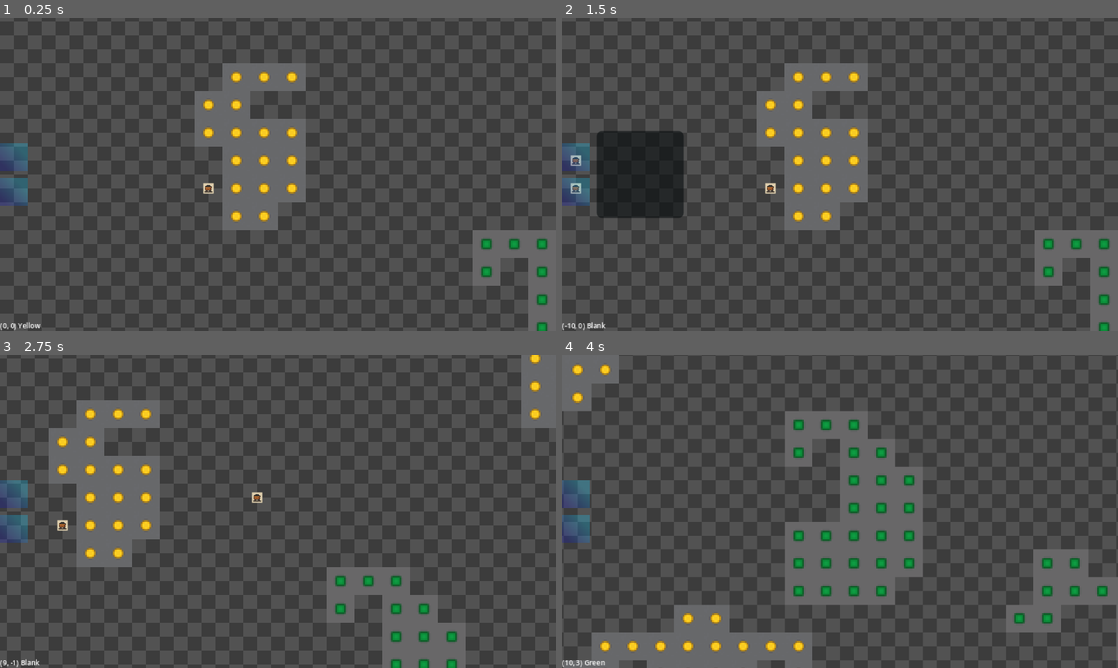
Above: before the commit, frames 1-4 (two rows, left to right).
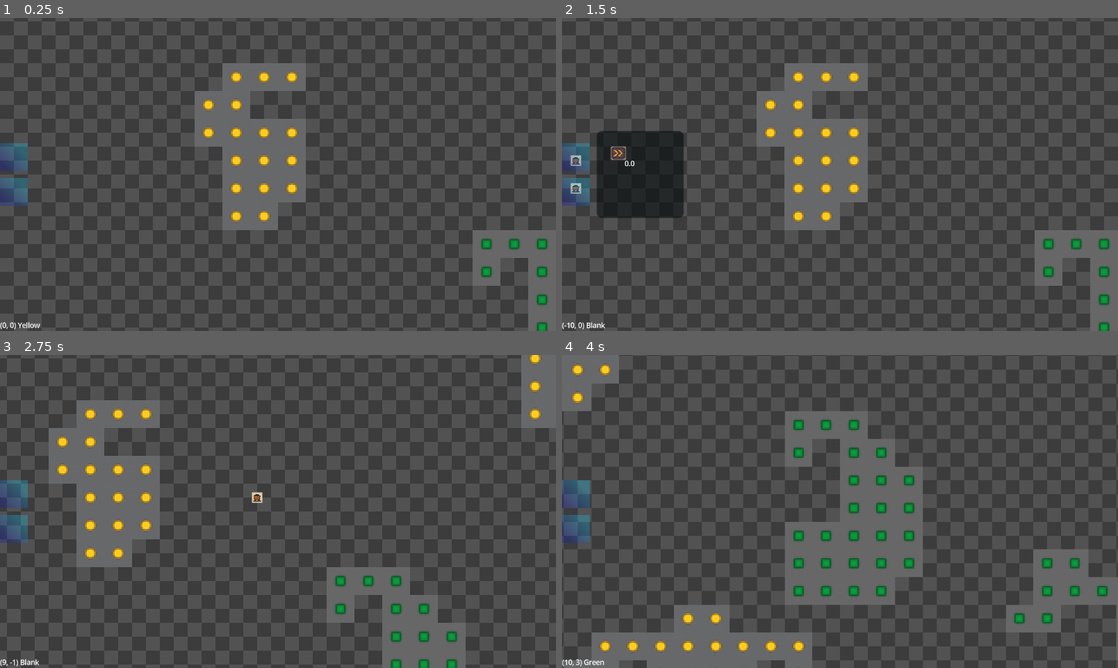
Above: after the commit, the same moments.

Repository: 7sete7/Ramon
Game: Godot game, scene res://defs/factory/factory.tscn
Two runs of this game, one before a commit and one after it. Both use one fixed random seed, a clock stepped at 60 frames per second and the inputs below.
Inputs (mouse positions are in pixels of both pictures, inside the frame that each line leads up to):
- Up to frame 1 (0.25 s): no input
- Up to frame 2 (1.5 s): click (573, 155) at 0.5 s; click (573, 193) at 1.25 s
- Up to frame 3 (2.75 s): tap Enter at 2 s; move the mouse to (400, 495) at 2.02 s; hold D (go_right) from 2.03 s (still down); click (400, 495) at 2.1 s
- Up to frame 4 (4 s): move the mouse to (728, 527) at 2.77 s; release D (go_right) at 2.78 s; hold S (go_down) 2.78-3.53 s; tap Mouse wheel down (zoom_in) at 2.85 s; move the mouse to (895, 442) at 3.52 s; hold D (go_right) from 3.53 s (still down); hold Mouse wheel up (zoom_out) from 3.53 s (still down)

The runs differ from the first frame. In frame 1, 0.1% of the frame differs, in the area x 0-39%, y 52-100%; in frame 2, 0.3%, in the area x 0-39%, y 40-100%; in frame 3, 0.1%; in frame 4, less than 0.1%.

Commit message:
feat: building menu

Diff:
--- /dev/null
+++ b/assets/themes/default.tres
@@ -0,0 +1,11 @@
+[gd_resource type="Theme" load_steps=2 format=3 uid="uid://1301nnoho04"]
+
+[ext_resource type="SystemFont" uid="uid://xq1lxm3eaqux" path="res://assets/text/small_font.tres" id="1_x0tin"]
+
+[resource]
+default_font = ExtResource("1_x0tin")
+default_font_size = 16
+MarginContainer/constants/margin_bottom = 5
+MarginContainer/constants/margin_left = 5
+MarginContainer/constants/margin_right = 5
+MarginContainer/constants/margin_top = 5
--- a/assets/tile_set.tres
+++ b/assets/tile_set.tres
@@ -1,10 +1,11 @@
-[gd_resource type="TileSet" load_steps=17 format=3 uid="uid://b7rc21o4qmq3d"]
+[gd_resource type="TileSet" load_steps=18 format=3 uid="uid://b7rc21o4qmq3d"]
 
 [ext_resource type="Texture2D" uid="uid://8801k5xv2wko" path="res://assets/graybox.png" id="1_eslq1"]
 [ext_resource type="Texture2D" uid="uid://3h5qax6vcra6" path="res://assets/green.png" id="2_u6000"]
 [ext_resource type="Texture2D" uid="uid://bkb05iryew1wy" path="res://assets/red.png" id="3_u4lx5"]
 [ext_resource type="Texture2D" uid="uid://nw4uymw2aj7o" path="res://assets/yellow.png" id="4_cpn64"]
 [ext_resource type="PackedScene" uid="uid://bwd6bck5n1oxu" path="res://defs/factory/buildings/mine/mine.tscn" id="5_u4lx5"]
+[ext_resource type="PackedScene" uid="uid://bro101601uv08" path="res://defs/factory/buildings/belt/belt.tscn" id="6_cpn64"]
 
 [sub_resource type="TileMapPattern" id="TileMapPattern_u6000"]
 tile_data = PackedInt32Array(65536, 4, 0, 131072, 4, 0, 196608, 4, 0, 1, 4, 0, 65537, 4, 0, 131073, 4, 0, 2, 4, 0, 65538, 4, 0, 131074, 4, 0, 196610, 4, 0, 65539, 4, 0, 131075, 4, 0, 196611, 4, 0)
@@ -44,6 +45,7 @@
 
 [sub_resource type="TileSetScenesCollectionSource" id="TileSetScenesCollectionSource_cpn64"]
 scenes/1/scene = ExtResource("5_u4lx5")
+scenes/2/scene = ExtResource("6_cpn64")
 
 [resource]
 sources/0 = SubResource("TileSetAtlasSource_ki5qi")
--- a/defs/factory/building.gd
+++ b/defs/factory/building.gd
@@ -17,6 +17,7 @@
 var tile_sprite_offset: Vector2
 
 var tilemap_position: Vector2i
+var texture: Texture2D
 
 func _init() -> void:
 	pass
@@ -28,6 +29,7 @@
 	self.tileset_id = resource.tileset_id
 	self.tileset_tile_id = resource.tileset_tile_id
 	self.tile_sprite_offset = resource.tile_sprite_offset
+	self.texture = resource.texture
 
 func should_place(tilemap_position: Vector2i) -> bool:
 	return false
--- /dev/null
+++ b/defs/factory/buildings/belt/belt.gd
@@ -0,0 +1,17 @@
+class_name FactoryBelt
+extends Building
+
+func _init() -> void:
+	super ()
+
+static func get_resource_location() -> String:
+	return "res://defs/factory/buildings/belt/belt_resource.tres"
+
+func should_place(tilemap_position: Vector2i) -> bool:
+	return false
+
+func on_placed() -> void:
+	pass
+
+func on_tick() -> void:
+	pass
--- /dev/null
+++ b/defs/factory/buildings/belt/belt.tscn
@@ -0,0 +1,9 @@
+[gd_scene load_steps=2 format=3 uid="uid://bro101601uv08"]
+
+[ext_resource type="Texture2D" uid="uid://5kv1x16fqmwe" path="res://assets/belt.png" id="1_ehgfv"]
+
+[node name="Area2D" type="Area2D"]
+
+[node name="Node2D" type="Sprite2D" parent="."]
+scale = Vector2(0.03, 0.03)
+texture = ExtResource("1_ehgfv")
--- /dev/null
+++ b/defs/factory/buildings/belt/belt_resource.tres
@@ -0,0 +1,17 @@
+[gd_resource type="Resource" script_class="BuildingResource" load_steps=3 format=3 uid="uid://bvrurrjy23lu2"]
+
+[ext_resource type="Script" uid="uid://bow34jb2h84ir" path="res://defs/factory/buildings/building_resource.gd" id="1_518b4"]
+[ext_resource type="Texture2D" uid="uid://5kv1x16fqmwe" path="res://assets/belt.png" id="2_jsc22"]
+
+[resource]
+script = ExtResource("1_518b4")
+ID = "cvyr-0"
+name = "Conveyor"
+description = "Um bagulho que levas os itens"
+texture = ExtResource("2_jsc22")
+tileset_id = 8
+tileset_tile_id = 2
+currency = 0
+price = 0.0
+tile_sprite_offset = Vector2(0, 0)
+metadata/_custom_type_script = "uid://bow34jb2h84ir"
--- a/defs/factory/buildings/building_manager.gd
+++ b/defs/factory/buildings/building_manager.gd
@@ -3,10 +3,12 @@
 
 var resources: Dictionary[String, BuildingResource] = {}
 var building_classes: Dictionary[String, GDScript] = {}
+var sections: Dictionary[String, Array] = {}
 
 #@onready var building_menu: BuildingMenu = $"../CanvasLayer/HUD/BuildingMenu"
 func _ready() -> void:
 	self.register_building("prod", FactoryMine)
+	self.register_building("misc", FactoryBelt)
 
 
 func register_building(section_id: String, building_class: GDScript) -> void:
@@ -24,8 +26,8 @@
 	self.resources[resource.ID] = resource
 
 	# Add to section
-	#var section: MenuSection = self.sections.get_or_add(section_id, MenuSection.new(section_id, section_id))
-	#section.add_building_if_hasnt(resource.ID)
+	var section_array = self.sections.get_or_add(section_id, [])
+	section_array.append(resource.ID)
 
 
 func get_building(building_id: String) -> Building:
--- a/defs/factory/buildings/mine/mine.tscn
+++ b/defs/factory/buildings/mine/mine.tscn
@@ -1,6 +1,6 @@
 [gd_scene load_steps=2 format=3 uid="uid://bwd6bck5n1oxu"]
 
-[ext_resource type="Texture2D" uid="uid://dkp6qpi2bb2ui" path="res://assets/ChatGPT Image 2 de ago. de 2025, 02_41_59.png" id="2_w4lpq"]
+[ext_resource type="Texture2D" uid="uid://dkp6qpi2bb2ui" path="res://assets/mine.png" id="2_w4lpq"]
 
 [node name="Area2D" type="Area2D"]
 
--- a/defs/factory/buildings/mine/mine_resource.tres
+++ b/defs/factory/buildings/mine/mine_resource.tres
@@ -1,6 +1,6 @@
 [gd_resource type="Resource" script_class="MineResource" load_steps=3 format=3 uid="uid://dahvl7km3fh1m"]
 
-[ext_resource type="Texture2D" uid="uid://dkp6qpi2bb2ui" path="res://assets/ChatGPT Image 2 de ago. de 2025, 02_41_59.png" id="1_kof30"]
+[ext_resource type="Texture2D" uid="uid://dkp6qpi2bb2ui" path="res://assets/mine.png" id="1_kof30"]
 
 [sub_resource type="GDScript" id="GDScript_ycq4f"]
 script/source = "class_name MineResource
--- a/defs/factory/factory.tscn
+++ b/defs/factory/factory.tscn
@@ -14,7 +14,7 @@
 script = ExtResource("1_tqf04")
 zoom_delta = 0.08
 
-[node name="BuildingManager" type="Node2D" parent="."]
+[node name="BuildingManager" type="Node2D" parent="." groups=["building manager"]]
 script = ExtResource("2_whpt7")
 
 [node name="Grid" type="Node2D" parent="."]
@@ -26,7 +26,6 @@
 script = ExtResource("5_d4rlk")
 
 [node name="BuildingMapLayer" type="TileMapLayer" parent="Grid"]
-tile_map_data = PackedByteArray(0, 0, 253, 255, 0, 0, 8, 0, 0, 0, 0, 0, 1, 0)
 tile_set = ExtResource("4_1jo8g")
 script = ExtResource("5_d4rlk")
 
--- /dev/null
+++ b/defs/factory/hud/building_menu/building.gd
@@ -0,0 +1,10 @@
+class_name MenuBuilding
+extends MarginContainer
+
+@export var resource: BuildingResource
+@onready var texture: TextureRect = $Texture
+@onready var price_lbl: Label = $Price
+
+func _ready() -> void:
+	texture.texture = resource.texture
+	price_lbl.text = str(resource.price)
--- /dev/null
+++ b/defs/factory/hud/building_menu/building.tscn
@@ -0,0 +1,32 @@
+[gd_scene load_steps=5 format=3 uid="uid://flkfaic28wnk"]
+
+[ext_resource type="Theme" uid="uid://1301nnoho04" path="res://assets/themes/default.tres" id="1_50tck"]
+[ext_resource type="Script" uid="uid://bshyctmcb5ehb" path="res://defs/factory/hud/building_menu/building.gd" id="2_fe4h3"]
+[ext_resource type="SystemFont" uid="uid://xq1lxm3eaqux" path="res://assets/text/small_font.tres" id="3_fe4h3"]
+
+[sub_resource type="LabelSettings" id="LabelSettings_xmplm"]
+font = ExtResource("3_fe4h3")
+font_size = 4
+
+[node name="Building" type="MarginContainer"]
+custom_minimum_size = Vector2(25, 25)
+offset_right = 25.0
+offset_bottom = 25.0
+theme = ExtResource("1_50tck")
+theme_override_constants/margin_left = 3
+theme_override_constants/margin_top = 3
+theme_override_constants/margin_right = 3
+theme_override_constants/margin_bottom = 3
+script = ExtResource("2_fe4h3")
+
+[node name="Texture" type="TextureRect" parent="."]
+layout_mode = 2
+theme = ExtResource("1_50tck")
+expand_mode = 3
+
+[node name="Price" type="Label" parent="."]
+texture_filter = 2
+layout_mode = 2
+size_flags_vertical = 8
+label_settings = SubResource("LabelSettings_xmplm")
+horizontal_alignment = 2
--- a/defs/factory/hud/building_menu/building_menu.gd
+++ b/defs/factory/hud/building_menu/building_menu.gd
@@ -3,6 +3,7 @@
 
 @onready var building_sections_grid: GridContainer = $BuildingSections
 @onready var buildings_container: PanelContainer = $BuildingsContainer
+@onready var buildings_list: BuildingsList = $%BuildingsList
 
 var sections_btn_group: ButtonGroup
 var sections: Dictionary[String, BuildingSectionButton] = {}
@@ -23,6 +24,9 @@
 	section.add_building_if_hasnt(building)
 
 func on_btn_toggle(btn: BuildingSectionButton) -> void:
-	var pressed_btn = sections_btn_group.get_pressed_button()
+	var pressed_btn: BuildingSectionButton = sections_btn_group.get_pressed_button()
 
 	buildings_container.visible = pressed_btn != null
+
+	if pressed_btn != null:
+		buildings_list.display_buildings(pressed_btn.ID)
--- /dev/null
+++ b/defs/factory/hud/building_menu/buildings_list.gd
@@ -0,0 +1,33 @@
+class_name BuildingsList
+extends GridContainer
+
+var menu_building_scene := preload("res://defs/factory/hud/building_menu/building.tscn")
+@onready var building_manager: BuildingManager = get_tree().get_first_node_in_group("building manager")
+
+var _current_section: String
+var buildings: Array[Building] = []
+
+func _ready() -> void:
+	pass
+
+func display_buildings(section_id: String, force_refresh: bool = false):
+	if not force_refresh and _current_section == section_id: return
+
+	var building_ids = building_manager.sections.get(section_id, [])
+	if not len(building_ids):
+		push_warning("No buildings registered for section " + section_id)
+		self.reset_list()
+		return
+
+	self.reset_list()
+	for building_id in building_ids:
+		var menu_building: MenuBuilding = menu_building_scene.instantiate()
+		menu_building.resource = building_manager.resources.get(building_id)
+
+		self.add_child(menu_building)
+
+
+func reset_list():
+	self.buildings = []
+	for child in get_children():
+		child.queue_free()
--- a/defs/factory/hud/hud.tscn
+++ b/defs/factory/hud/hud.tscn
@@ -6,6 +6,8 @@
 [ext_resource type="ButtonGroup" uid="uid://8w34ow7ynsbt" path="res://defs/factory/hud/building_menu/menu_btn_group.tres" id="4_dmu0a"]
 [ext_resource type="Script" uid="uid://cnmfcpojhik2d" path="res://defs/factory/hud/building_menu/building_menu.gd" id="4_o3u1m"]
 [ext_resource type="Script" uid="uid://cpwhn6wa0erja" path="res://defs/factory/hud/building_menu/menu_button.gd" id="5_x4c6l"]
+[ext_resource type="Theme" uid="uid://1301nnoho04" path="res://assets/themes/default.tres" id="7_p4pcj"]
+[ext_resource type="Script" uid="uid://b4vdnj81ubh02" path="res://defs/factory/hud/building_menu/buildings_list.gd" id="7_wnefr"]
 
 [sub_resource type="Gradient" id="Gradient_x4c6l"]
 offsets = PackedFloat32Array(0.118687, 0.765152)
@@ -76,7 +78,14 @@
 self_modulate = Color(0.261751, 0.457339, 0.510887, 1)
 layout_mode = 2
 
-[node name="Buildings" type="GridContainer" parent="BuildingMenu/BuildingsContainer"]
+[node name="MarginContainer" type="MarginContainer" parent="BuildingMenu/BuildingsContainer"]
+self_modulate = Color(0.262745, 0.458824, 0.509804, 1)
+layout_mode = 2
+
+[node name="BuildingsList" type="GridContainer" parent="BuildingMenu/BuildingsContainer/MarginContainer"]
+unique_name_in_owner = true
 custom_minimum_size = Vector2(50, 50)
 layout_mode = 2
+theme = ExtResource("7_p4pcj")
 columns = 2
+script = ExtResource("7_wnefr")
--- a/defs/factory/hud/tile_info.gd
+++ b/defs/factory/hud/tile_info.gd
@@ -1,6 +1,6 @@
 extends Label
 
-@onready var hud: HUD = $".."
+@onready var hud: HUD = owner
 var process_timer := 0.0
 var process_interval := 0.1 # Process every 0.1 seconds (10 times per second)
 
--- a/project.godot
+++ b/project.godot
@@ -40,6 +40,14 @@
 
 import/blender/enabled=false
 
+[global_group]
+
+"building manager"=""
+
+[gui]
+
+theme/default_font_multichannel_signed_distance_field=true
+
 [input]
 
 click={
Binary file added: assets/belt.png
Not shown, added: assets/belt.png.import
Renamed: assets/ChatGPT Image 2 de ago. de 2025, 02_41_59.png -> assets/mine.png
Not shown, changed: assets/mine.png.import
Not shown, added: defs/factory/buildings/belt/belt.gd.uid
Not shown, added: defs/factory/hud/building_menu/building.gd.uid
Not shown, added: defs/factory/hud/building_menu/buildings_list.gd.uid
Not shown: 1 places in defs/factory/hud/hud.tscn that only renumber resources
Not shown, added: assets/factory v.1.rar
